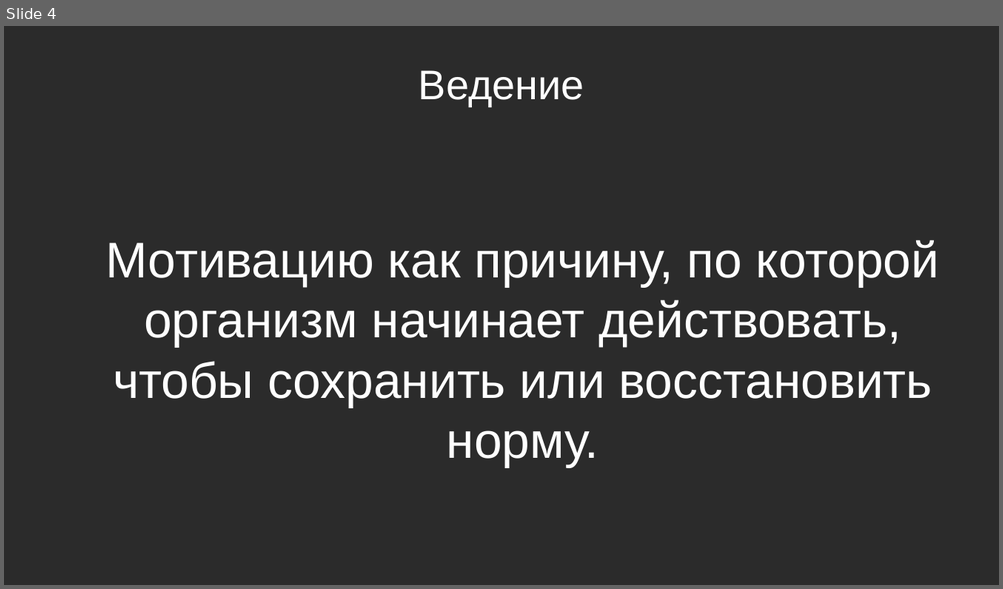
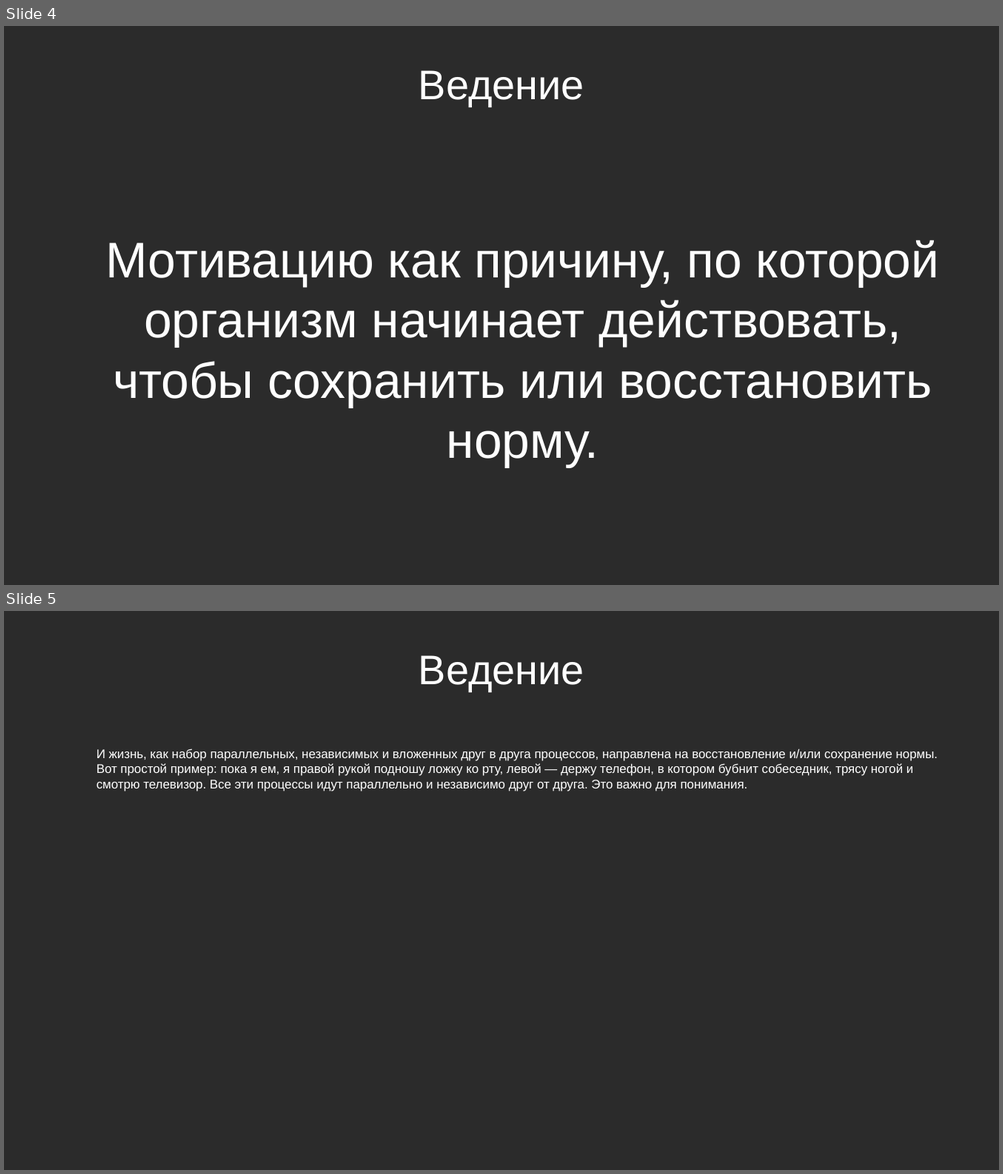
Before and after one commit to Chularev/articles, a slide deck: Psychology/Гомеостаз и мотивация (практика).odp. Shown one above the other, each under a label of ours: slide 4 before the commit, slides 4 and 5 after it. The pictures are 1003x589 and 1003x1174 pixels, drawn with LibreOffice and Linux fonts; fonts in the diff are those of the drawing; background and template pictures are left out; a plain dark background stands for a picture behind light text. Boxes give left, top, right and bottom in pixels: in the first picture for what was removed or moved away, otherwise in the second. Text is boxed around its words. In the diff, an @@ line names an element or a change of style, - is before the commit and + after.

```diff
--- a/Psychology/Гомеостаз и мотивация (практика).odp
+++ b/Psychology/Гомеостаз и мотивация (практика).odp
@@ slide 5 added at (4, 611, 999, 1170), background picture (left out) @@
@@ title added at (418, 655, 584, 692), 33 pt, text #FFFFFF @@
+Ведение
@@ text added at (96, 749, 938, 792), 10 pt, text #FFFFFF @@
+И жизнь, как набор параллельных, независимых и вложенных друг в друга процессов, направлена на восстановление и/или сохранение нормы. Вот простой пример: пока я ем, я правой рукой подношу ложку ко рту, левой — держу телефон, в котором бубнит собеседник, трясу ногой и смотрю телевизор. Все эти процессы идут параллельно и независимо друг от друга. Это важно для понимания.
```
Also in this commit, not shown: 1 slide removed, 2 other files.
